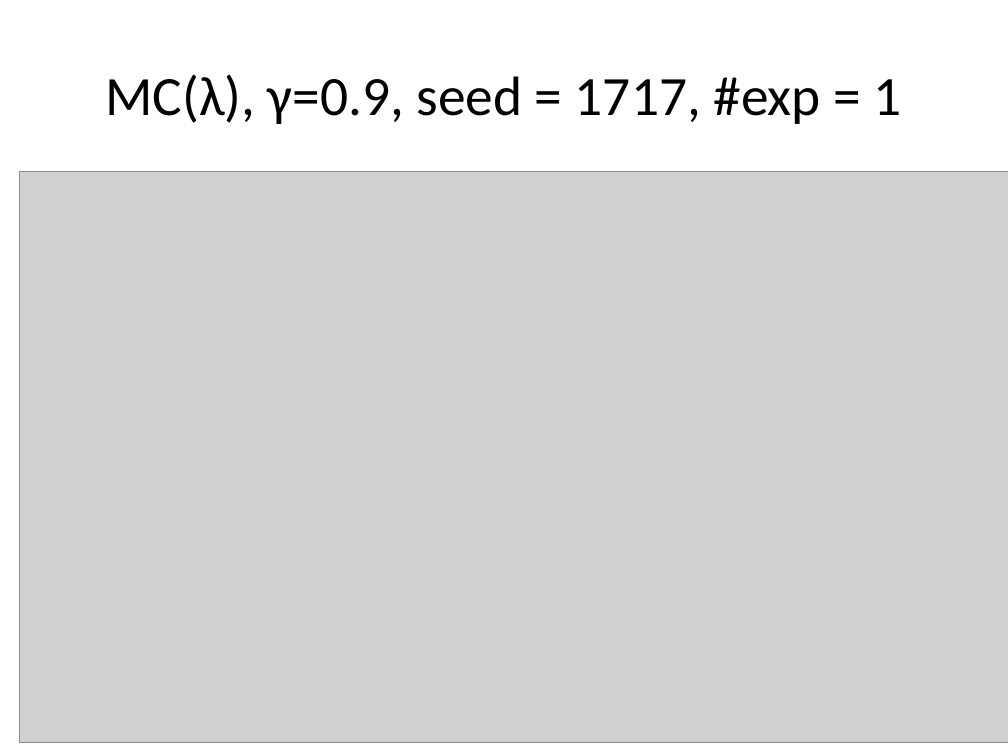
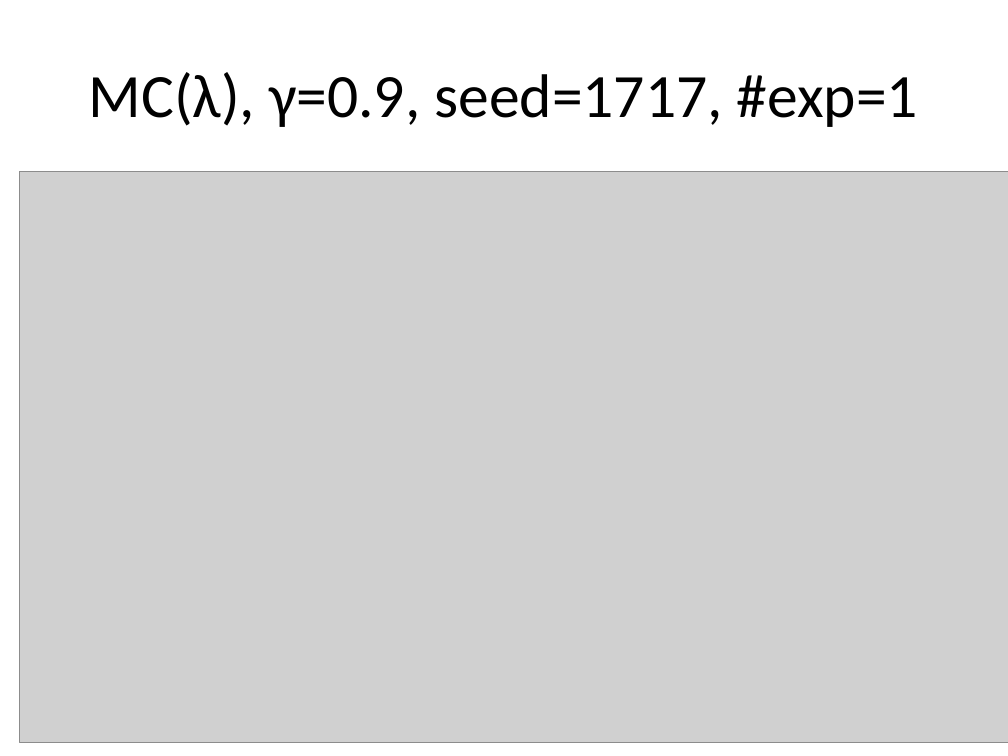
Before and after one commit to mastropi/RL, a slide deck: slide 7 of RL-001-MemoryManagement/results/202004Apr17-TestsTDLambdaMCLamba-1DGridworld.pptx. Drawn at 1008x756 pixels with LibreOffice and Linux fonts; fonts in the diff are those of the drawing; grey boxes stand for pictures. Boxes give left, top, right and bottom in pixels: in the first picture for what was removed or moved away, otherwise in the second. Text is boxed around its words. In the diff, an @@ line names an element or a change of style, - is before the commit and + after.

```diff
--- a/RL-001-MemoryManagement/results/202004Apr17-TestsTDLambdaMCLamba-1DGridworld.pptx
+++ b/RL-001-MemoryManagement/results/202004Apr17-TestsTDLambdaMCLamba-1DGridworld.pptx
@@ title at [89, 72, 918, 127]: text changed; size 39.6 to 44 pt @@
-MC(λ), γ=0.9, seed = 1717, #exp = 1
+MC(λ), γ=0.9, seed=1717, #exp=1
```
Also in this commit, not shown: 9 other slides changed, 4 slides added, 7 other files.
